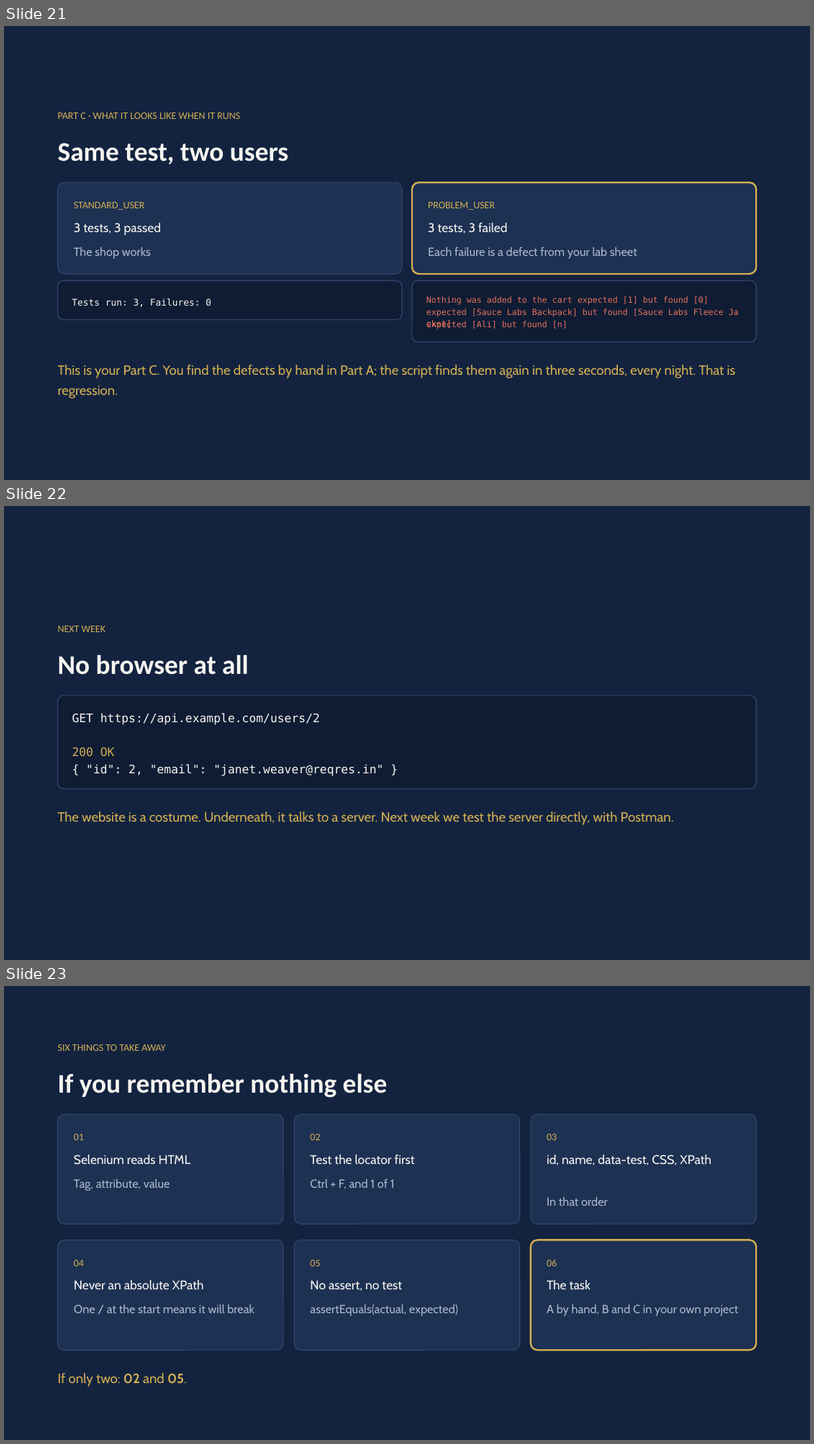
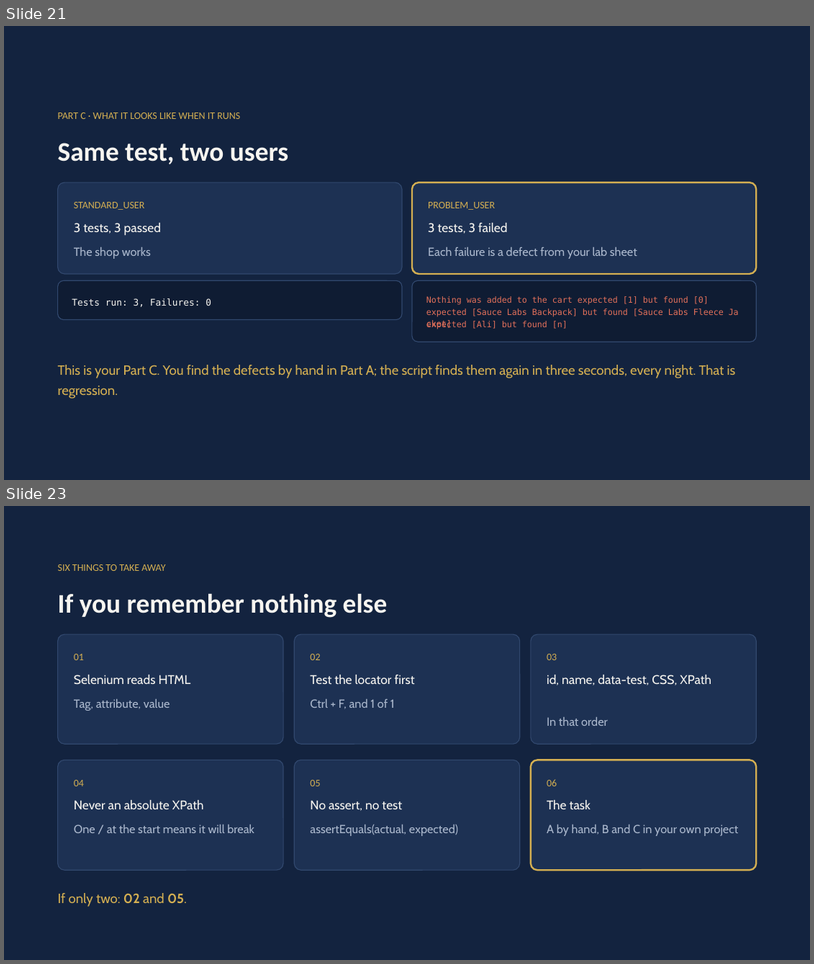
Before and after one commit to MohamedShehab280/software-testing, a slide deck: week-04/Week 4 - Locators and Assertions.pptx. Shown one above the other, each under a label of ours: slides 21, 22 and 23 before the commit, slides 21 and 23 after it; the slides between them are not shown. The pictures are 814x1444 and 814x964 pixels, drawn with LibreOffice and Linux fonts; fonts in the diff are those of the drawing. Boxes give left, top, right and bottom in pixels: in the first picture for what was removed or moved away, otherwise in the second. Text is boxed around its words. In the diff, an @@ line names an element or a change of style, - is before the commit and + after.

```diff
--- a/week-04/Week 4 - Locators and Assertions.pptx
+++ b/week-04/Week 4 - Locators and Assertions.pptx
@@ slide 22 removed at <box>4,506,810,960</box>, background #13233F @@
@@ text removed at <box>58,626,106,632</box> @@
-NEXT WEEK
@@ text removed at <box>58,654,249,674</box> @@
-No browser at all
@@ rounded rectangle removed at <box>58,695,757,788</box> @@
@@ text removed at <box>72,713,320,725</box> @@
-GET https://api.example.com/users/2
@@ text removed at <box>72,747,115,756</box> @@
-200 OK
@@ text removed at <box>86,764,383,776</box> @@
-{ "id": 2, "email": "janet.weaver@reqres.in" }
@@ text removed at <box>58,811,674,825</box> @@
-The website is a costume. Underneath, it talks to a server. Next week we test the server directly, with Postman.
```
Also in this commit, not shown: 3 slides changed, 1 slide added, 3 other files.
